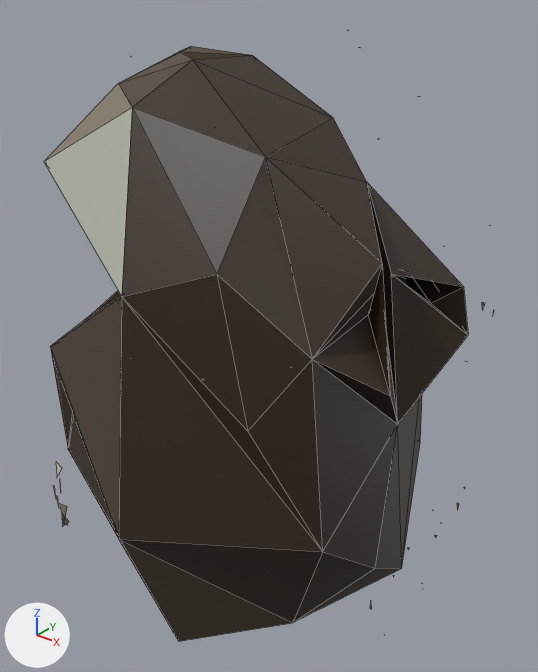
The glTF model docs/univers/archipeo/personnages/modeles/6e-horloge-creature-tick/final-200.glb as it was, and as the next commit left it.
The view is the same before and after, from a 50 mm camera at (0.733, -0.804, 1.05) aimed at (0.038, 0.065, 0.511). The lights are fixed; the arrows at lower left show +X, +Y and +Z. The picture after the commit comes second. Mesh edges are drawn as thin lines. Vertices at exactly the same position are counted once.

Before the edit, the objects in view are built like this:
```python
me_geometry_0_002 = bpy.data.meshes.new('geometry_0.002')
me_geometry_0_002.from_pydata(...)  # 172 vertices, 160 faces; spans x -0.431..0.409, y -0.299..0.323, z -0.005..0.984
me_geometry_0_002.materials.append(mat_defaultmaterial)
ob_lion_200 = bpy.data.objects.new('lion-200', me_geometry_0_002)
ob_lion_200.location = (0.0, 0.0, 0.0)
```
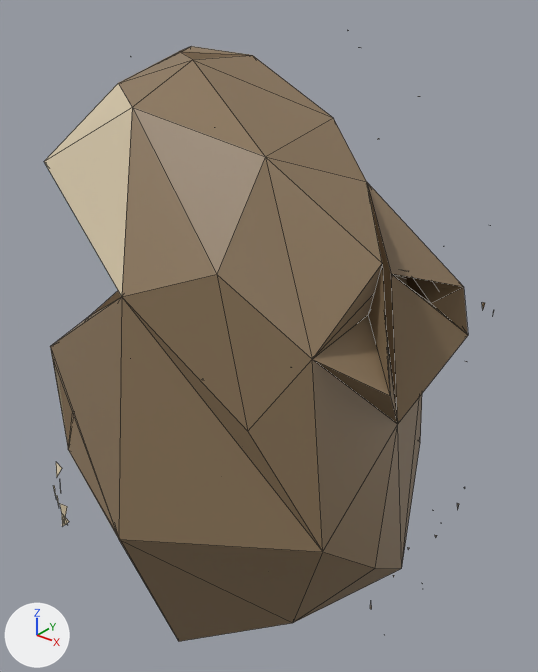
Boxes [x1, y1, x2, y2] around the edits, measured in the pictures (538 x 672 px):
part 1 of me_geometry_0_002, recoloured (lighter)
    both: [50, 46, 485, 641]
part 2 of me_geometry_0_002, recoloured
    both: [44, 83, 132, 527]

The edits, one by one:
me_geometry_0_002 has 172 vertices, 160 faces and spans x -0.431..0.409, y -0.299..0.323, z -0.005..0.984.
me_geometry_0_002 is used by ob_lion_200; location (0.0, 0.0, 0.0).
me_geometry_0_002 part 1: 130 faces centred in x -0.242..0.407, y -0.288..0.287, z 0.089..0.984 are repainted in the vertex colours; the middle colour goes from brown #332518 to brown #8a7458.
me_geometry_0_002 part 2: 30 faces centred in x -0.257..0.195, y -0.288..0.288, z 0.102..0.848 are repainted in the vertex colours; the middle colour goes from brown #8b816e to beige #e0d0b0.
